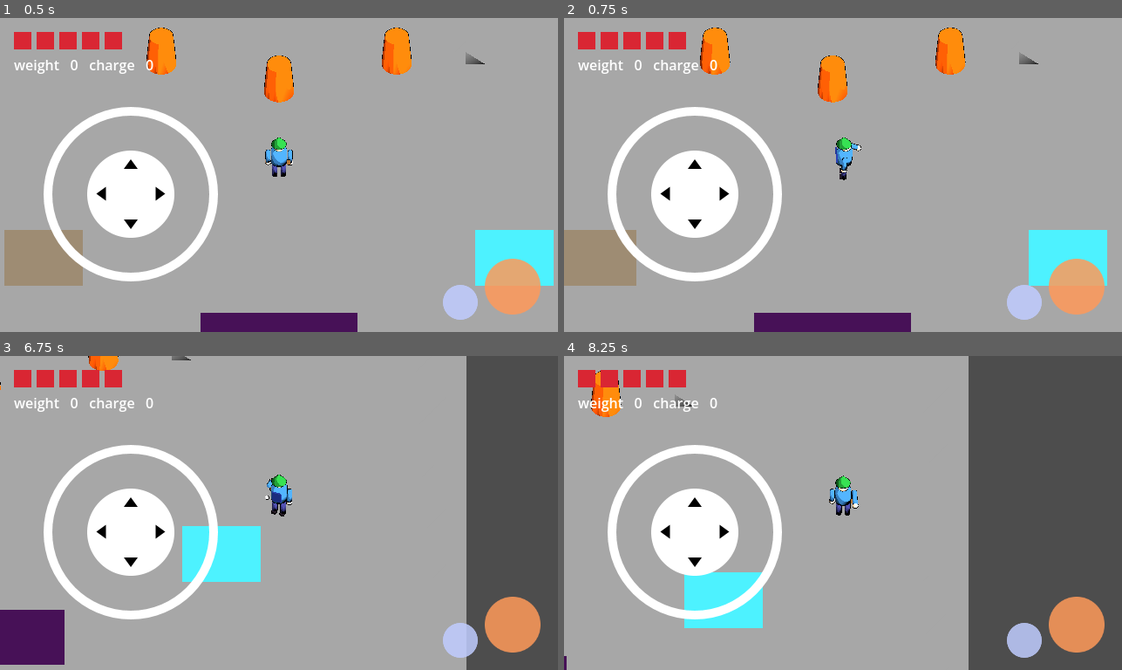
Above: before the commit, frames 1-4 (two rows, left to right).
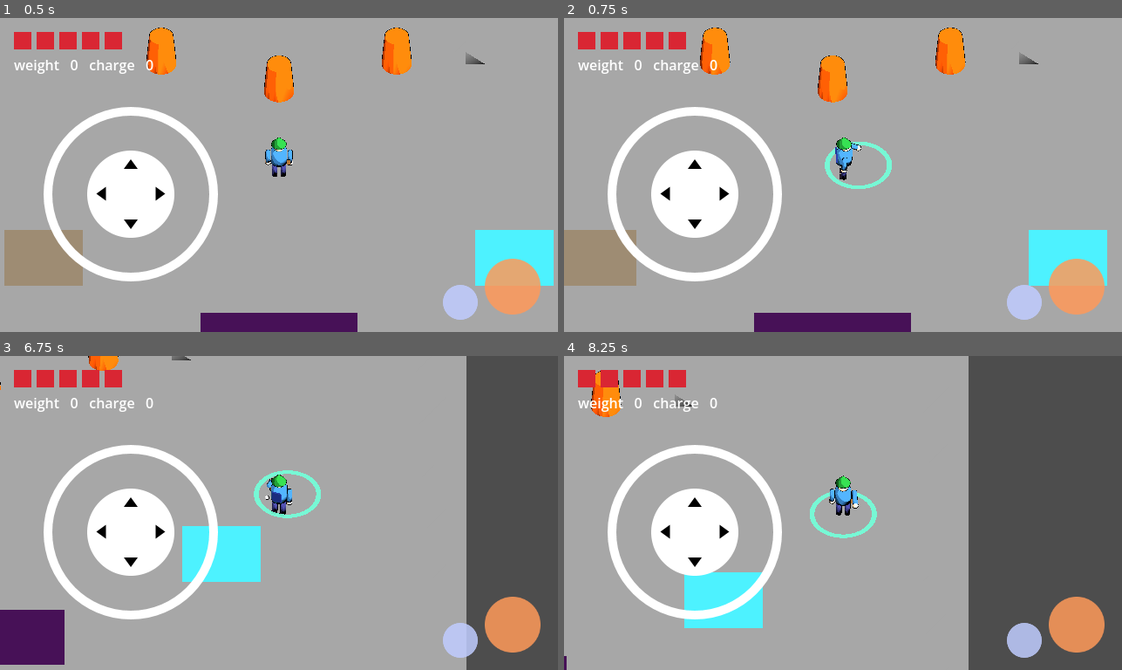
Above: after the commit, the same moments.

Repository: yogimathius/concept-01-restorative-zelda-3d
Game: Godot game, scene res://scenes/test/feel_lab.tscn
Two runs of this game, one before a commit and one after it. Both use one fixed random seed, a clock stepped at 60 frames per second and the inputs below.
Inputs (mouse positions are in pixels of both pictures, inside the frame that each line leads up to):
- Up to frame 1 (0.5 s): no input
- Up to frame 2 (0.75 s): move the mouse to (965, 159) at 0.52 s; hold D (move_right) from 0.53 s (still down); tap Space (force) at 0.6 s; click (965, 159) at 0.67 s
- Up to frame 3 (6.75 s): tap K (restore) at 0.8, 2.3, 3.6, 5.1 s; release D (move_right) at 1.25 s; drag from (167, 528) to (251, 575) at 1.27 s; move the mouse to (334, 443) at 2.02 s; hold D (move_right) 2.03-2.75 s; tap Shift (dash) at 2.1 s; drag from (251, 575) to (111, 465) at 2.77 s; move the mouse to (446, 560) at 3.52 s; hold A (move_left) 3.53-4.25 s; drag from (111, 465) to (195, 434) at 4.27 s; move the mouse to (306, 513) at 5.02 s; hold S (move_down) 5.03-5.75 s; click (306, 513) at 5.17 s; drag from (195, 434) to (167, 528) at 5.77 s; move the mouse to (401, 497) at 6.52 s; hold W (move_up) from 6.53 s (still down); tap Space (force) at 6.6 s
- Up to frame 4 (8.25 s): tap K (restore) at 6.8 s; release W (move_up) at 7.25 s; drag from (731, 528) to (815, 575) at 7.27 s; move the mouse to (898, 443) at 8.02 s; hold S (move_down) from 8.03 s (still down); tap Space (force) at 8.1 s

Frame 1 is identical in both runs. In frame 2, 0.4% of the frame differs, in the area x 46-59%, y 39-55%; in frame 3, 0.4%, in the area x 45-58%, y 36-52%; in frame 4, 0.3%.

Commit message:
feat: rename Shove to Pulse, an emitted ring of restorative energy
The Warden's Force verb is now the Pulse: every release emits an
expanding energy ring (Juice.wave) with a rising tone; hits add the
impact thud, hitstop and sparks. ShoveDummy becomes TrainingDummy.
Charger projectiles will be called sparks to avoid the name clash.

Co-Authored-By: Claude Opus 5.5 <noreply@anthropic.com>

Diff:
--- a/data/classes/warden.tres
+++ b/data/classes/warden.tres
@@ -2,7 +2,7 @@
 
 [ext_resource type="Script" path="res://scripts/hero/hero_class.gd" id="1_class"]
 [ext_resource type="PackedScene" path="res://assets/characters/hero.glb" id="2_model"]
-[ext_resource type="PackedScene" path="res://scenes/verbs/warden_shove.tscn" id="3_shove"]
+[ext_resource type="PackedScene" path="res://scenes/verbs/warden_pulse.tscn" id="3_pulse"]
 [ext_resource type="Resource" path="res://data/states/warden_weight.tres" id="4_weight"]
 
 [resource]
@@ -13,5 +13,5 @@
 base_accel = 30.0
 base_turn_rate = 14.0
 dash_distance = 3.5
-force_verb = ExtResource("3_shove")
+force_verb = ExtResource("3_pulse")
 state_overrides = [ExtResource("4_weight")]
--- a/scenes/test/feel_lab.tscn
+++ b/scenes/test/feel_lab.tscn
@@ -5,7 +5,7 @@
 [ext_resource type="Material" path="res://shaders/toon_outline_material.tres" id="3_toon"]
 [ext_resource type="PackedScene" path="res://scenes/hero/hero.tscn" id="4_hero"]
 [ext_resource type="Resource" path="res://data/classes/warden.tres" id="5_warden"]
-[ext_resource type="PackedScene" path="res://scenes/test_props/shove_dummy.tscn" id="6_dummy"]
+[ext_resource type="PackedScene" path="res://scenes/test_props/training_dummy.tscn" id="6_dummy"]
 [ext_resource type="Script" path="res://scripts/test_props/state_pad.gd" id="7_pad"]
 [ext_resource type="Script" path="res://scripts/world/hazard_zone.gd" id="8_hazard"]
 [ext_resource type="PackedScene" path="res://scenes/ui/hud.tscn" id="9_hud"]
--- a/scenes/test_props/shove_dummy.tscn
+++ b/scenes/test_props/training_dummy.tscn
@@ -1,6 +1,6 @@
 [gd_scene format=3]
 
-[ext_resource type="Script" path="res://scripts/test_props/shove_dummy.gd" id="1_dummy"]
+[ext_resource type="Script" path="res://scripts/test_props/training_dummy.gd" id="1_dummy"]
 
 [sub_resource type="CylinderShape3D" id="CylinderShape3D_dummy"]
 radius = 0.35
@@ -15,7 +15,7 @@
 bottom_radius = 0.38
 height = 1.0
 
-[node name="ShoveDummy" type="CharacterBody3D"]
+[node name="TrainingDummy" type="CharacterBody3D"]
 script = ExtResource("1_dummy")
 
 [node name="CollisionShape3D" type="CollisionShape3D" parent="."]
--- /dev/null
+++ b/scenes/verbs/warden_pulse.tscn
@@ -0,0 +1,7 @@
+[gd_scene format=3]
+
+[ext_resource type="Script" path="res://scripts/hero/verbs/warden_pulse.gd" id="1_pulse"]
+
+[node name="WardenPulse" type="Node"]
+script = ExtResource("1_pulse")
+cooldown = 0.35
--- a/scenes/verbs/warden_shove.tscn
+++ /dev/null
@@ -1,7 +0,0 @@
-[gd_scene format=3]
-
-[ext_resource type="Script" path="res://scripts/hero/verbs/warden_shove.gd" id="1_shove"]
-
-[node name="WardenShove" type="Node"]
-script = ExtResource("1_shove")
-cooldown = 0.35
--- a/scripts/core/juice.gd
+++ b/scripts/core/juice.gd
@@ -79,3 +79,26 @@
 	particles.global_position = at
 	particles.emitting = true
 	get_tree().create_timer(1.0, true, false, true).timeout.connect(particles.queue_free)
+
+## Expanding flat energy ring (the Pulse's visible emission). Cosmetic only:
+## driven by a tween, frees itself when done.
+func wave(at: Vector3, radius: float, color: Color, duration := 0.2) -> void:
+	var parent: Node = get_tree().current_scene if get_tree().current_scene else get_tree().root
+	var torus := TorusMesh.new()
+	torus.inner_radius = 0.85
+	torus.outer_radius = 1.0
+	var mat := StandardMaterial3D.new()
+	mat.shading_mode = BaseMaterial3D.SHADING_MODE_UNSHADED
+	mat.transparency = BaseMaterial3D.TRANSPARENCY_ALPHA
+	mat.albedo_color = color
+	torus.material = mat
+	var ring := MeshInstance3D.new()
+	ring.mesh = torus
+	parent.add_child(ring)
+	ring.global_position = at
+	ring.scale = Vector3(0.2, 0.1, 0.2)
+	var t := ring.create_tween().set_parallel(true).set_ignore_time_scale(true)
+	t.tween_property(ring, "scale", Vector3(radius, 0.1, radius), duration) \
+		.set_trans(Tween.TRANS_EXPO).set_ease(Tween.EASE_OUT)
+	t.tween_property(mat, "albedo_color:a", 0.0, duration)
+	t.chain().tween_callback(ring.queue_free)
--- a/scripts/core/sfx_synth.gd
+++ b/scripts/core/sfx_synth.gd
@@ -6,8 +6,8 @@
 const MIX_RATE := 22050
 ## name -> [waveform ("sine" | "square" | "noise"), start_hz, end_hz, seconds, volume]
 const PRESETS := {
-	"shove_hit": ["square", 150.0, 45.0, 0.18, 0.7],
-	"shove_whiff": ["noise", 0.0, 0.0, 0.10, 0.25],
+	"pulse_hit": ["square", 150.0, 45.0, 0.18, 0.7],
+	"pulse_emit": ["sine", 180.0, 720.0, 0.16, 0.45],
 	"dash": ["noise", 0.0, 0.0, 0.12, 0.3],
 	"heart_lost": ["square", 440.0, 110.0, 0.35, 0.6],
 	"overload_root": ["sine", 90.0, 40.0, 0.5, 0.8],
--- a/scripts/hero/verbs/warden_shove.gd
+++ b/scripts/hero/verbs/warden_pulse.gd
@@ -1,11 +1,14 @@
 extends Verb
-## Warden Force verb: a short wind-up, then a heavy shove across an arc in
-## front of the hero. Strength scales with force_output, so Weight (the
-## Warden's affinity) makes it hit much harder.
+## Warden Force verb: a short wind-up, then an emitted pulse of restorative
+## energy across an arc in front of the hero. It knocks corruption back and
+## staggers it; it does not restore anything by itself (that's Mend).
+## Strength scales with force_output, so Weight (the Warden's affinity)
+## makes it hit much harder.
 
-signal shoved(hit_count: int)
+signal pulsed(hit_count: int)
 
 const TARGET_RADIUS := 0.4
+const PULSE_COLOR := Color(0.45, 1.0, 0.85)
 
 @export var windup: float = 0.12
 @export var reach: float = 1.3
@@ -28,14 +31,14 @@
 	_windup_left -= delta
 	if _windup_left <= 0.0:
 		_windup_left = -1.0
-		_release_shove()
+		_release_pulse()
 		active = false
 		start_cooldown()
 
 func move_multiplier() -> float:
 	return 0.35 if active else 1.0
 
-func _release_shove() -> void:
+func _release_pulse() -> void:
 	var facing := hero.facing_3d()
 	var power := strength * hero.gauge.modifier(StateDefinition.MOD_FORCE_OUTPUT)
 	var hits := 0
@@ -47,12 +50,12 @@
 			continue
 		if Influence.send(target, Influence.force(hero, power, facing)):
 			hits += 1
+	Juice.sfx("pulse_emit")
+	Juice.wave(hero.global_position + facing * 0.4 + Vector3.UP * 0.35, reach + TARGET_RADIUS, PULSE_COLOR)
 	if hits > 0:
 		Juice.hitstop(hitstop_ms)
 		Juice.shake(0.35)
 		Juice.haptic(40)
-		Juice.sfx("shove_hit")
-		Juice.burst(hero.global_position + facing * reach * 0.8 + Vector3.UP * 0.5, Color(1.0, 0.9, 0.6))
-	else:
-		Juice.sfx("shove_whiff")
-	shoved.emit(hits)
+		Juice.sfx("pulse_hit")
+		Juice.burst(hero.global_position + facing * reach * 0.8 + Vector3.UP * 0.5, PULSE_COLOR)
+	pulsed.emit(hits)
--- a/scripts/test_props/feel_lab.gd
+++ b/scripts/test_props/feel_lab.gd
@@ -1,5 +1,5 @@
 extends Node3D
-## Step-1 feel lab: shove dummies, feel Weight/Charge on the pads, lose
+## Step-1 feel lab: pulse dummies, feel Weight/Charge on the pads, lose
 ## hearts to overload and the hazard, fail and retry. Failure handling here
 ## is a stand-in for CheckpointDirector (build step 6).
 
--- a/scripts/test_props/shove_dummy.gd
+++ b/scripts/test_props/training_dummy.gd
@@ -1,9 +1,9 @@
-class_name ShoveDummy
+class_name TrainingDummy
 extends CharacterBody3D
-## Feel-lab target: slides when shoved, bounces off walls, and squashes and
-## flashes on hit, so the shove can be judged on its own.
+## Feel-lab target: slides when knocked back, bounces off walls, and squashes and
+## flashes on hit, so the pulse can be judged on its own.
 
-signal shoved(inf: Influence)
+signal knocked(inf: Influence)
 
 const TOON_MATERIAL: ShaderMaterial = preload("res://shaders/toon_outline_material.tres")
 
@@ -23,7 +23,7 @@
 	if inf.kind != Influence.Kind.FORCE:
 		return
 	_slide += inf.direction * inf.amount * knockback_per_force
-	shoved.emit(inf)
+	knocked.emit(inf)
 	ToonUtil.flash(self, body_mesh, Color.WHITE, 0.1)
 	body_mesh.scale = Vector3(1.3, 0.7, 1.3)
 	var t := create_tween()
--- a/tests/unit/test_feel_lab.gd
+++ b/tests/unit/test_feel_lab.gd
@@ -18,9 +18,9 @@
 	check(hero.hearts == 5, "full hearts")
 	check(lab.get_node("Dummies").get_child_count() == 3, "three dummies")
 
-func test_shoving_a_lab_dummy_moves_it() -> void:
+func test_pulsing_a_lab_dummy_moves_it() -> void:
 	await load_lab()
-	var dummy: ShoveDummy = lab.get_node("Dummies/DummyCenter")
+	var dummy: TrainingDummy = lab.get_node("Dummies/DummyCenter")
 	var start_z := dummy.global_position.z
 	hero.move_input = Vector2(0, -1)   # turn and walk toward the dummy (at -z)
 	for i in 90:
@@ -32,7 +32,7 @@
 	await step(10)
 	hero.set_verb_held(Hero.SLOT_FORCE, false)
 	await step(30)
-	check(dummy.global_position.z < start_z - 1.0, "dummy shoved away from hero")
+	check(dummy.global_position.z < start_z - 1.0, "dummy knocked back away from hero")
 
 func test_weight_pad_builds_weight() -> void:
 	await load_lab()
@@ -60,35 +60,35 @@
 	check(ring.visible, "ring visible with charge")
 	check(ring.current_color().b > ring.current_color().r, "charge ring is cyan")
 
-func test_device_force_action_shoves() -> void:
+func test_device_force_action_pulses() -> void:
 	await load_lab()
 	hero.use_device_input = true
-	var dummy: ShoveDummy = lab.get_node("Dummies/DummyCenter")
+	var dummy: TrainingDummy = lab.get_node("Dummies/DummyCenter")
 	hero.respawn_at(dummy.global_position + Vector3(0, 0, 1.0))
 	hero.facing = Vector2.UP   # face the dummy (-z)
 	var hits: Array = []
-	dummy.shoved.connect(func(inf: Influence) -> void: hits.append(inf))
+	dummy.knocked.connect(func(inf: Influence) -> void: hits.append(inf))
 	await step(2)
 	Input.action_press("force")
 	await step(10)
 	Input.action_release("force")
 	await step(2)
-	check(hits.size() == 1, "pressing the force action shoves via the device-input path")
+	check(hits.size() == 1, "pressing the force action pulses via the device-input path")
 
-func test_quick_tap_between_physics_frames_still_shoves() -> void:
+func test_quick_tap_between_physics_frames_still_pulses() -> void:
 	await load_lab()
 	hero.use_device_input = true
-	var dummy: ShoveDummy = lab.get_node("Dummies/DummyCenter")
+	var dummy: TrainingDummy = lab.get_node("Dummies/DummyCenter")
 	hero.respawn_at(dummy.global_position + Vector3(0, 0, 1.0))
 	hero.facing = Vector2.UP
 	var hits: Array = []
-	dummy.shoved.connect(func(inf: Influence) -> void: hits.append(inf))
+	dummy.knocked.connect(func(inf: Influence) -> void: hits.append(inf))
 	await step(2)
 	# a fast touch tap: down and up land before the hero's next physics poll
 	# (TouchScreenButton delivers InputEventActions exactly like this)
 	_tap("force")
 	await step(12)
-	check(hits.size() == 1, "a tap shorter than one physics frame still shoves")
+	check(hits.size() == 1, "a tap shorter than one physics frame still pulses")
 
 func test_quick_dash_tap_still_dashes() -> void:
 	await load_lab()
--- a/tests/unit/test_juice.gd
+++ b/tests/unit/test_juice.gd
@@ -33,10 +33,10 @@
 	check_near(got[0], 1.0, 0.0001, "trauma clamped to 1")
 
 func test_sfx_synth_builds_and_caches_presets() -> void:
-	var s := SfxSynth.get_stream("shove_hit")
+	var s := SfxSynth.get_stream("pulse_hit")
 	check(s != null, "known preset builds")
 	check(s.data.size() == int(0.18 * SfxSynth.MIX_RATE) * 2, "16-bit mono sample count matches duration")
-	check(SfxSynth.get_stream("shove_hit") == s, "stream cached")
+	check(SfxSynth.get_stream("pulse_hit") == s, "stream cached")
 	check(SfxSynth.get_stream("nope") == null, "unknown preset is null")
 
 func test_overlapping_flashes_restore_original_color() -> void:
@@ -67,3 +67,15 @@
 	check_near(cam.trauma, 0.5, 0.001, "camera receives shake trauma")
 	await wait_ms(600)
 	check(cam.trauma < 0.1, "trauma decays")
+
+func test_wave_spawns_expanding_ring_that_cleans_up() -> void:
+	var before := tree.root.get_child_count()
+	Juice.wave(Vector3(1, 0, 2), 1.5, Color(0.4, 1.0, 0.9), 0.15)
+	var ring: MeshInstance3D = tree.root.get_child(tree.root.get_child_count() - 1)
+	check(tree.root.get_child_count() == before + 1, "wave adds one ring")
+	check_near(ring.global_position.x, 1.0, 0.001, "ring centred on emitter")
+	var start_scale := ring.scale.x
+	await wait_ms(80)
+	check(is_instance_valid(ring) and ring.scale.x > start_scale, "ring expands")
+	await wait_ms(400)
+	check(not is_instance_valid(ring), "ring frees itself after the wave")
--- a/tests/unit/test_review_fixes.gd
+++ b/tests/unit/test_review_fixes.gd
@@ -2,7 +2,7 @@
 ## Regression tests for the final-review findings on step 1.
 
 const HERO_SCENE: PackedScene = preload("res://scenes/hero/hero.tscn")
-const DUMMY_SCENE: PackedScene = preload("res://scenes/test_props/shove_dummy.tscn")
+const DUMMY_SCENE: PackedScene = preload("res://scenes/test_props/training_dummy.tscn")
 const WARDEN: HeroClass = preload("res://data/classes/warden.tres")
 
 class RecordingVerb extends Verb:
@@ -40,7 +40,7 @@
 	hero.set_verb_held(Hero.SLOT_FORCE, true)
 	await step(10)   # wind-up (0.12 s) has landed; verb no longer active
 	hero.set_verb_held(Hero.SLOT_FORCE, false)
-	check(not hero.force_verb.active, "shove has landed")
+	check(not hero.force_verb.active, "pulse has landed")
 	check(hero.anim_player.current_animation == &"attack", "attack clip still playing after impact")
 
 # --- finding 2: haptics need the Android VIBRATE permission ---
@@ -93,12 +93,12 @@
 
 func test_held_when_rooted_then_released_does_not_stick() -> void:
 	spawn(WARDEN)
-	var dummy: ShoveDummy = DUMMY_SCENE.instantiate()
+	var dummy: TrainingDummy = DUMMY_SCENE.instantiate()
 	dummy.position = Vector3(0, 0.02, 1.0)
 	world.add_child(dummy)
 	await step(3)
 	var hits: Array = []
-	dummy.shoved.connect(func(inf: Influence) -> void: hits.append(inf))
+	dummy.knocked.connect(func(inf: Influence) -> void: hits.append(inf))
 	hero.set_verb_held(Hero.SLOT_FORCE, true)   # held first...
 	hero.gauge.add(&"weight", 100.0)            # ...then rooted
 	await step(3)
@@ -111,4 +111,4 @@
 	hero.set_verb_held(Hero.SLOT_FORCE, true)
 	await step(10)
 	hero.set_verb_held(Hero.SLOT_FORCE, false)
-	check(hits.size() == 2, "first press after the root shoves")
+	check(hits.size() == 2, "first press after the root pulses")
--- a/tests/unit/test_warden_shove.gd
+++ b/tests/unit/test_warden_pulse.gd
@@ -1,12 +1,12 @@
 extends TestCase
 
 const HERO_SCENE: PackedScene = preload("res://scenes/hero/hero.tscn")
-const DUMMY_SCENE: PackedScene = preload("res://scenes/test_props/shove_dummy.tscn")
+const DUMMY_SCENE: PackedScene = preload("res://scenes/test_props/training_dummy.tscn")
 const WARDEN: HeroClass = preload("res://data/classes/warden.tres")
 
 var hero: Hero
 
-func spawn(dummy_pos: Vector3) -> ShoveDummy:
+func spawn(dummy_pos: Vector3) -> TrainingDummy:
 	add_floor()
 	hero = HERO_SCENE.instantiate()
 	hero.use_device_input = false
@@ -15,91 +15,91 @@
 	# overlap the hero for a physics step, and the hero climbs onto it
 	hero.position = Vector3(0, 0.02, 0)
 	world.add_child(hero)
-	var dummy: ShoveDummy = DUMMY_SCENE.instantiate()
+	var dummy: TrainingDummy = DUMMY_SCENE.instantiate()
 	dummy.position = dummy_pos
 	world.add_child(dummy)
 	return dummy
 
-func shove() -> void:
+func pulse() -> void:
 	hero.set_verb_held(Hero.SLOT_FORCE, true)
 	await step(10)   # wind-up is 0.12 s = ~7 frames
 	hero.set_verb_held(Hero.SLOT_FORCE, false)
 
-func test_shove_hits_dummy_in_front_and_slides_it() -> void:
+func test_pulse_hits_dummy_in_front_and_slides_it() -> void:
 	var dummy := spawn(Vector3(0, 0.02, 1.0))   # hero faces +z by default
 	await step(3)
 	var hits: Array = []
-	dummy.shoved.connect(func(inf: Influence) -> void: hits.append(inf))
-	await shove()
-	check(hits.size() == 1, "dummy in front was shoved once")
+	dummy.knocked.connect(func(inf: Influence) -> void: hits.append(inf))
+	await pulse()
+	check(hits.size() == 1, "dummy in front was knocked back once")
 	await step(30)
 	check(dummy.global_position.z > 2.0, "dummy slid away along facing")
 
-func test_shove_misses_dummy_behind() -> void:
+func test_pulse_misses_dummy_behind() -> void:
 	var dummy := spawn(Vector3(0, 0.02, -1.0))
 	await step(3)
 	var hits: Array = []
-	dummy.shoved.connect(func(inf: Influence) -> void: hits.append(inf))
-	await shove()
+	dummy.knocked.connect(func(inf: Influence) -> void: hits.append(inf))
+	await pulse()
 	check(hits.is_empty(), "dummy behind is outside the arc")
 
-func test_shove_misses_dummy_out_of_reach() -> void:
+func test_pulse_misses_dummy_out_of_reach() -> void:
 	var dummy := spawn(Vector3(0, 0.02, 2.5))
 	await step(3)
 	var hits: Array = []
-	dummy.shoved.connect(func(inf: Influence) -> void: hits.append(inf))
-	await shove()
+	dummy.knocked.connect(func(inf: Influence) -> void: hits.append(inf))
+	await pulse()
 	check(hits.is_empty(), "dummy beyond reach is not hit")
 
-func test_warden_weight_affinity_strengthens_shove() -> void:
+func test_warden_weight_affinity_strengthens_pulse() -> void:
 	var dummy := spawn(Vector3(0, 0.02, 1.0))
 	await step(3)
 	var hits: Array = []
-	dummy.shoved.connect(func(inf: Influence) -> void: hits.append(inf))
+	dummy.knocked.connect(func(inf: Influence) -> void: hits.append(inf))
 	hero.gauge.add(&"weight", 50.0)
-	await shove()
+	await pulse()
 	check(hits.size() == 1, "hit landed")
 	if hits.size() == 1:
 		check_near(hits[0].amount, 8.0 * lerpf(1.0, 2.2, 0.5), 0.01, "force scaled by Warden weight affinity")
 
-func test_shove_respects_cooldown() -> void:
+func test_pulse_respects_cooldown() -> void:
 	var dummy := spawn(Vector3(0, 0.02, 1.0))
 	await step(3)
 	var hits: Array = []
-	dummy.shoved.connect(func(inf: Influence) -> void: hits.append(inf))
-	await shove()
+	dummy.knocked.connect(func(inf: Influence) -> void: hits.append(inf))
+	await pulse()
 	dummy.global_position = Vector3(0, 0.02, 1.0)
 	dummy.stop()
-	await shove()   # released at ~10 frames, cooldown 0.35 s still running
-	check(hits.size() == 1, "second shove blocked by cooldown")
+	await pulse()   # released at ~10 frames, cooldown 0.35 s still running
+	check(hits.size() == 1, "second pulse blocked by cooldown")
 	await step(25)
 	dummy.global_position = Vector3(0, 0.02, 1.0)
 	dummy.stop()
-	await shove()
-	check(hits.size() == 2, "shove available after cooldown")
+	await pulse()
+	check(hits.size() == 2, "pulse available after cooldown")
 
-func test_rooted_hero_cannot_shove() -> void:
+func test_rooted_hero_cannot_pulse() -> void:
 	var dummy := spawn(Vector3(0, 0.02, 1.0))
 	await step(3)
 	var hits: Array = []
-	dummy.shoved.connect(func(inf: Influence) -> void: hits.append(inf))
+	dummy.knocked.connect(func(inf: Influence) -> void: hits.append(inf))
 	hero.gauge.add(&"weight", 100.0)   # overload -> ROOT
-	await shove()
-	check(hits.is_empty(), "no shove while rooted")
+	await pulse()
+	check(hits.is_empty(), "no pulse while rooted")
 
 func test_release_during_root_does_not_stick_verb() -> void:
 	var dummy := spawn(Vector3(0, 0.02, 1.0))
 	await step(3)
 	var hits: Array = []
-	dummy.shoved.connect(func(inf: Influence) -> void: hits.append(inf))
+	dummy.knocked.connect(func(inf: Influence) -> void: hits.append(inf))
 	hero.gauge.add(&"weight", 100.0)   # ROOT 1.2 s
 	hero.set_verb_held(Hero.SLOT_FORCE, true)
 	await step(5)
 	hero.set_verb_held(Hero.SLOT_FORCE, false)
 	await step(80)   # root over
 	check(not hero.force_verb.active, "verb not left active")
-	await shove()
-	check(hits.size() == 1, "first press after root shoves normally")
+	await pulse()
+	check(hits.size() == 1, "first press after root pulses normally")
 
 func test_restore_with_no_restore_verb_is_noop() -> void:
 	spawn(Vector3(0, 0.02, 5.0))
Renamed: scripts/hero/verbs/warden_shove.gd.uid -> scripts/hero/verbs/warden_pulse.gd.uid
Renamed: scripts/test_props/shove_dummy.gd.uid -> scripts/test_props/training_dummy.gd.uid
Renamed: tests/unit/test_warden_shove.gd.uid -> tests/unit/test_warden_pulse.gd.uid
